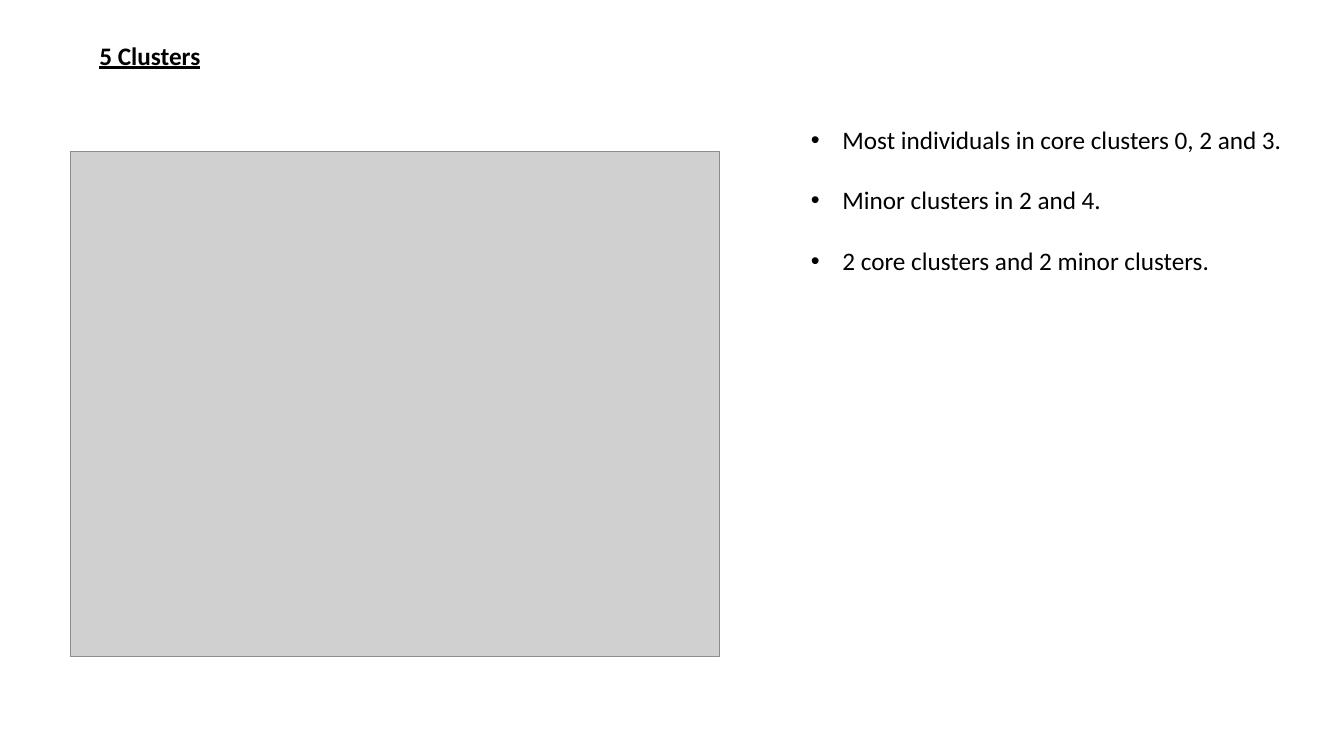
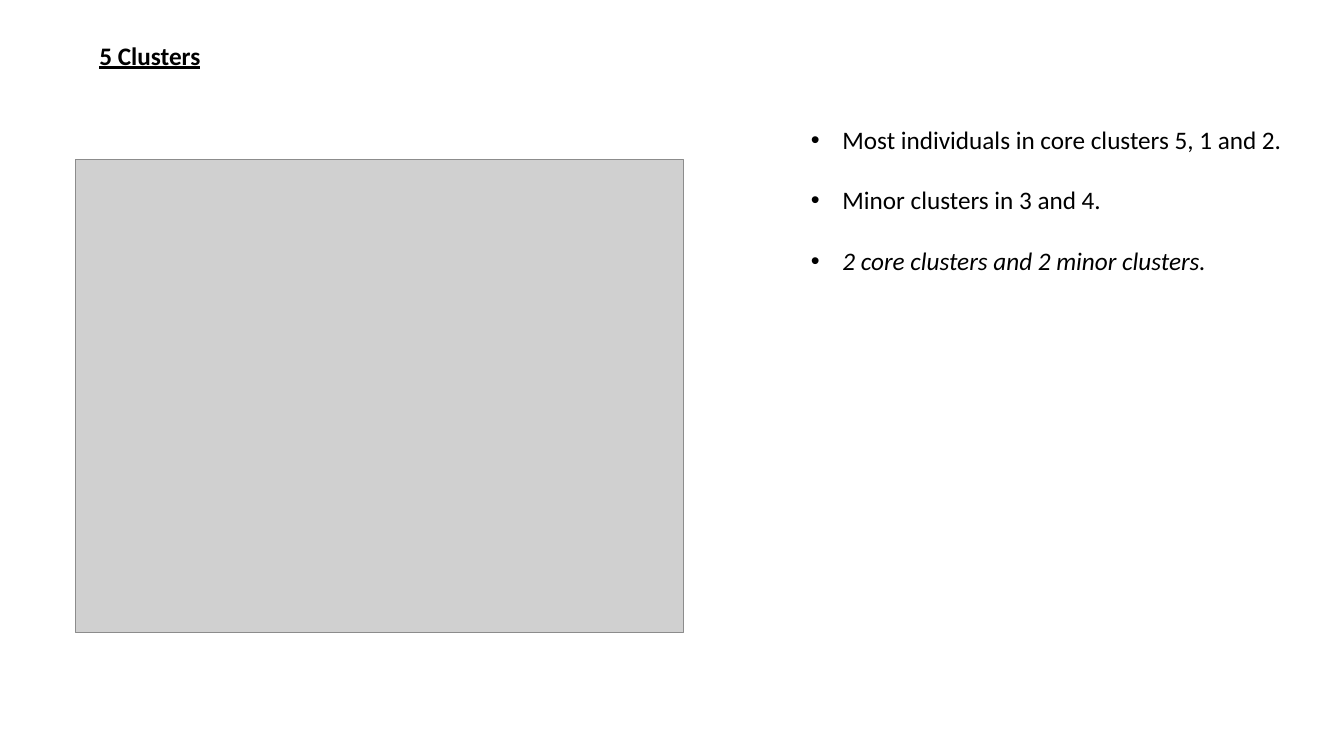
Before and after one commit to UoB-DSMP-2023-24/dsmp-2024-group-38, a slide deck: slide 5 of RFM Analysis of Results.pptx. Drawn at 1344x756 pixels with LibreOffice and Linux fonts; fonts in the diff are those of the drawing; grey boxes stand for pictures. Boxes give left, top, right and bottom in pixels: in the first picture for what was removed or moved away, otherwise in the second. Text is boxed around its words. In the diff, an @@ line names an element or a change of style, - is before the commit and + after.

Commit message:
Updated RFM analysis - choosing 3 clusters - and analysed spending behaviour within each cluster

```diff
--- a/RFM Analysis of Results.pptx
+++ b/RFM Analysis of Results.pptx
@@ text at bbox=[842, 131, 1281, 210]: text changed @@
-• Most individuals in core clusters 0, 2 and 3.
-• Minor clusters in 2 and 4.
+• Most individuals in core clusters 5, 1 and 2.
+• Minor clusters in 3 and 4.
@@ picture: place and size @@
-picture at bbox=[71, 151, 721, 656]
+picture at bbox=[76, 159, 684, 632]
@@ text at bbox=[842, 252, 1206, 271]: italic on in "2 core clusters and 2 minor clusters." @@
```
Also in this commit, not shown: 3 other slides changed, 7 slides added, 2 slides removed, 4 other files.
